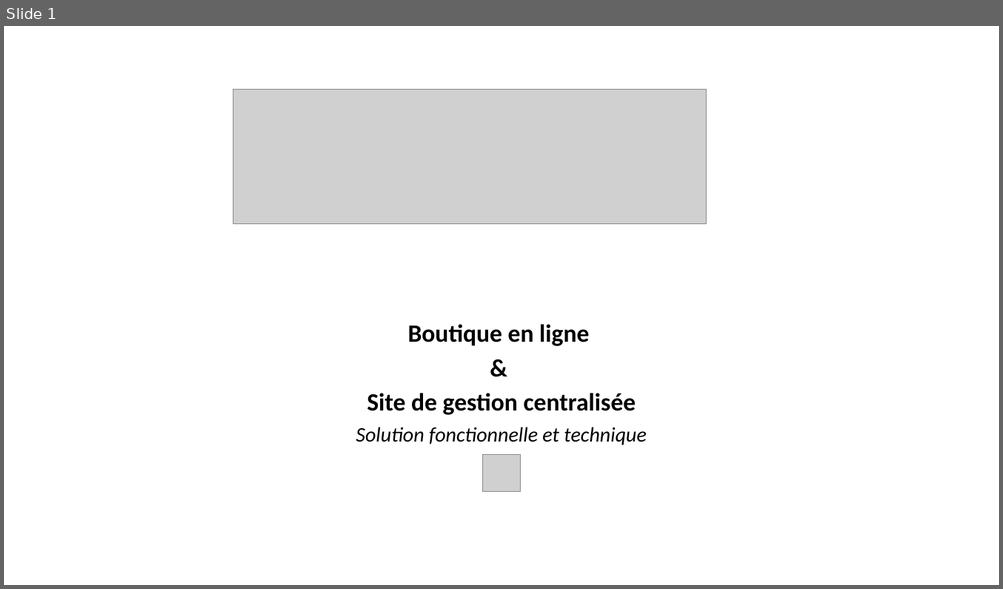
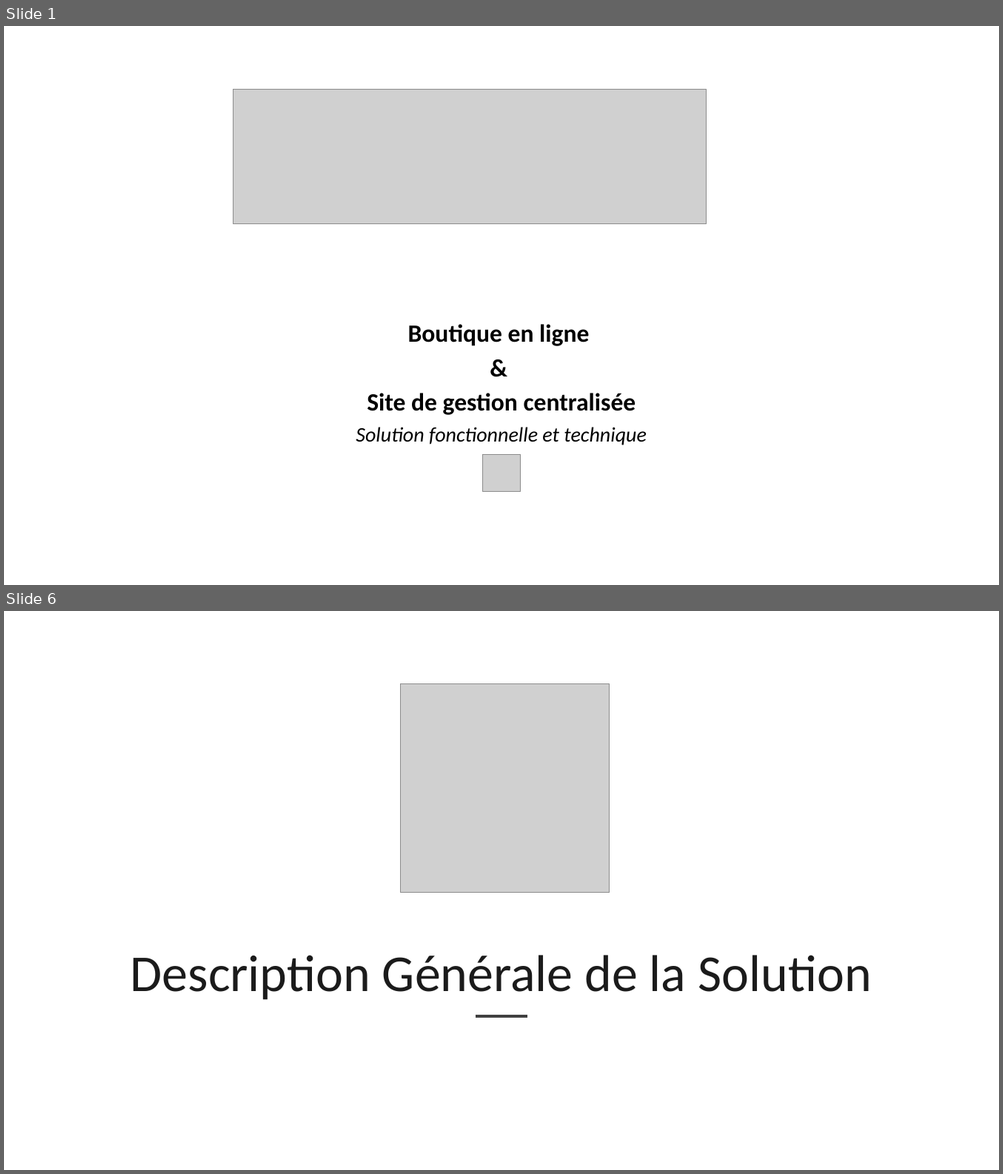
Before and after one commit to StephenAOGOLO/P4_Analysez_les_besoins, a slide deck: Projet_4_Solution_fonctionnelle_et_technique.pptx. Shown one above the other, each under a label of ours: slide 1 before the commit, slides 1 and 6 after it; the slides between them are not shown. The pictures are 1003x589 and 1003x1174 pixels, drawn with LibreOffice and Linux fonts; fonts in the diff are those of the drawing; grey boxes stand for pictures. Boxes give left, top, right and bottom in pixels: in the first picture for what was removed or moved away, otherwise in the second. Text is boxed around its words. In the diff, an @@ line names an element or a change of style, - is before the commit and + after.

```diff
--- a/Projet_4_Solution_fonctionnelle_et_technique.pptx
+++ b/Projet_4_Solution_fonctionnelle_et_technique.pptx
@@ slide 6 added at box(4, 611, 999, 1170), background #FFFFFF @@
@@ picture added at box(401, 684, 610, 893) @@
@@ title added at box(131, 955, 871, 1000), 50 pt, text #1B1B1B @@
+Description Générale de la Solution
@@ line added from (475, 1017) to (528, 1017), #404040 2.25 pt @@
```
Also in this commit, not shown: 1 slide changed, 16 other slides added.
